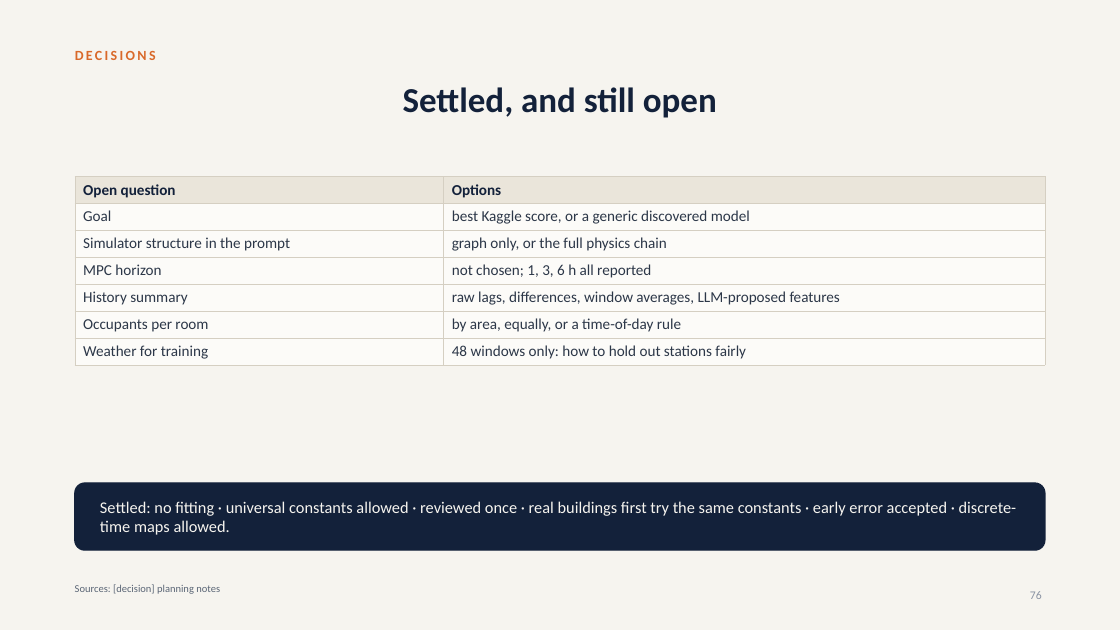
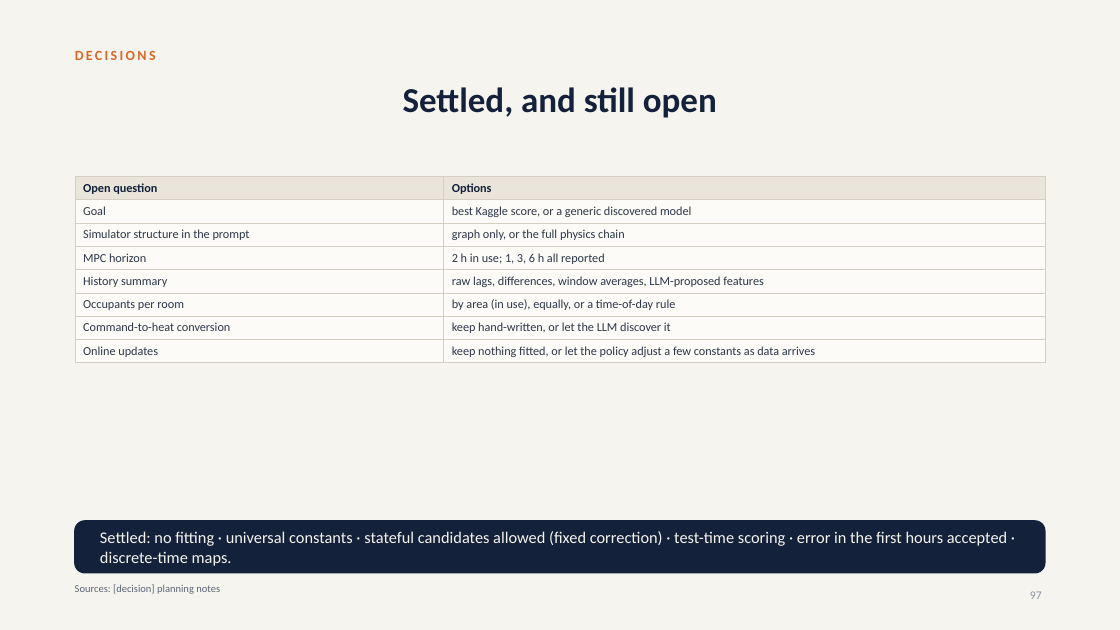
Before and after one commit to srivathsanb14/working-code, a slide deck: slide 97 of docs/One_Controller_for_Every_Building.pptx (slide 76 before the commit). Drawn at 1120x630 pixels with LibreOffice and Linux fonts; fonts in the diff are those of the drawing. Boxes give left, top, right and bottom in pixels: in the first picture for what was removed or moved away, otherwise in the second. Text is boxed around its words. In the diff, an @@ line names an element or a change of style, - is before the commit and + after.

```diff
--- a/docs/One_Controller_for_Every_Building.pptx
+++ b/docs/One_Controller_for_Every_Building.pptx
@@ table at (x1=75, y1=176, x2=1045, y2=361) @@
-row 4, column 2: not chosen; 1, 3, 6 h all reported
+row 4, column 2: 2 h in use; 1, 3, 6 h all reported
-row 6: Occupants per room | by area, equally, or a time-of-day rule
-row 7: Weather for training | 48 windows only: how to hold out stations fairly
+row 6: Occupants per room | by area (in use), equally, or a time-of-day rule
+row 7: Command-to-heat conversion | keep hand-written, or let the LLM discover it
+row 8: Online updates | keep nothing fitted, or let the policy adjust a few constants as data arrives
@@ rounded rectangle resized from (x1=75, y1=483, x2=1045, y2=550) to (x1=75, y1=521, x2=1045, y2=573) @@
@@ rounded rectangle at (x1=75, y1=521, x2=1045, y2=573): proportions changed @@
@@ text at (x1=100, y1=531, x2=1007, y2=566): text changed @@
-Settled: no fitting · universal constants allowed · reviewed once · real buildings first try the same constants · early error accepted · discrete-time maps allowed.
+Settled: no fitting · universal constants · stateful candidates allowed (fixed correction) · test-time scoring · error in the first hours accepted · discrete-time maps.
@@ page number at (x1=1030, y1=591, x2=1042, y2=599): text changed @@
-76
+97
```
Also in this commit, not shown: 62 other slides changed, 21 slides added, 6 other files.
